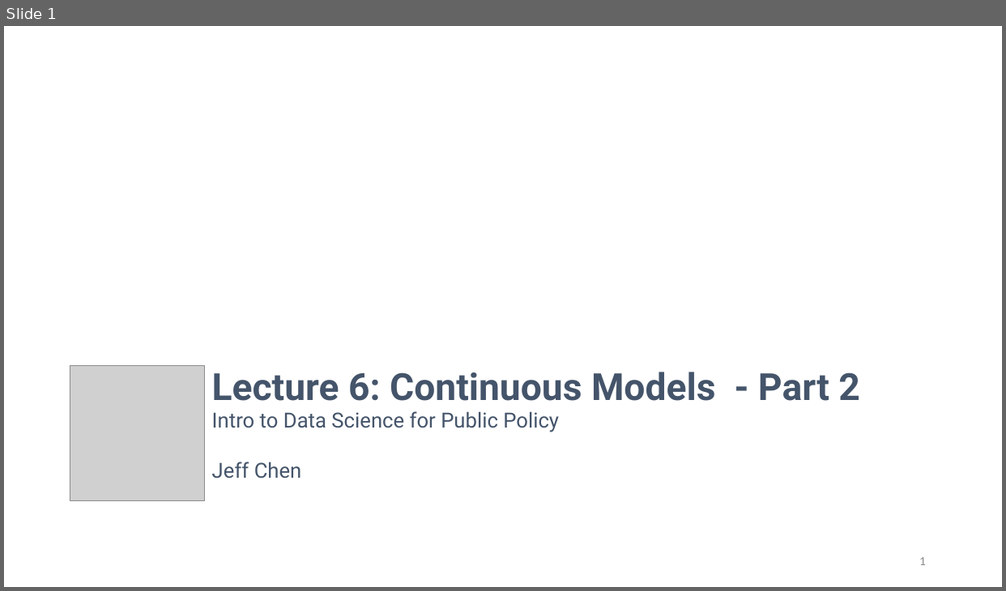
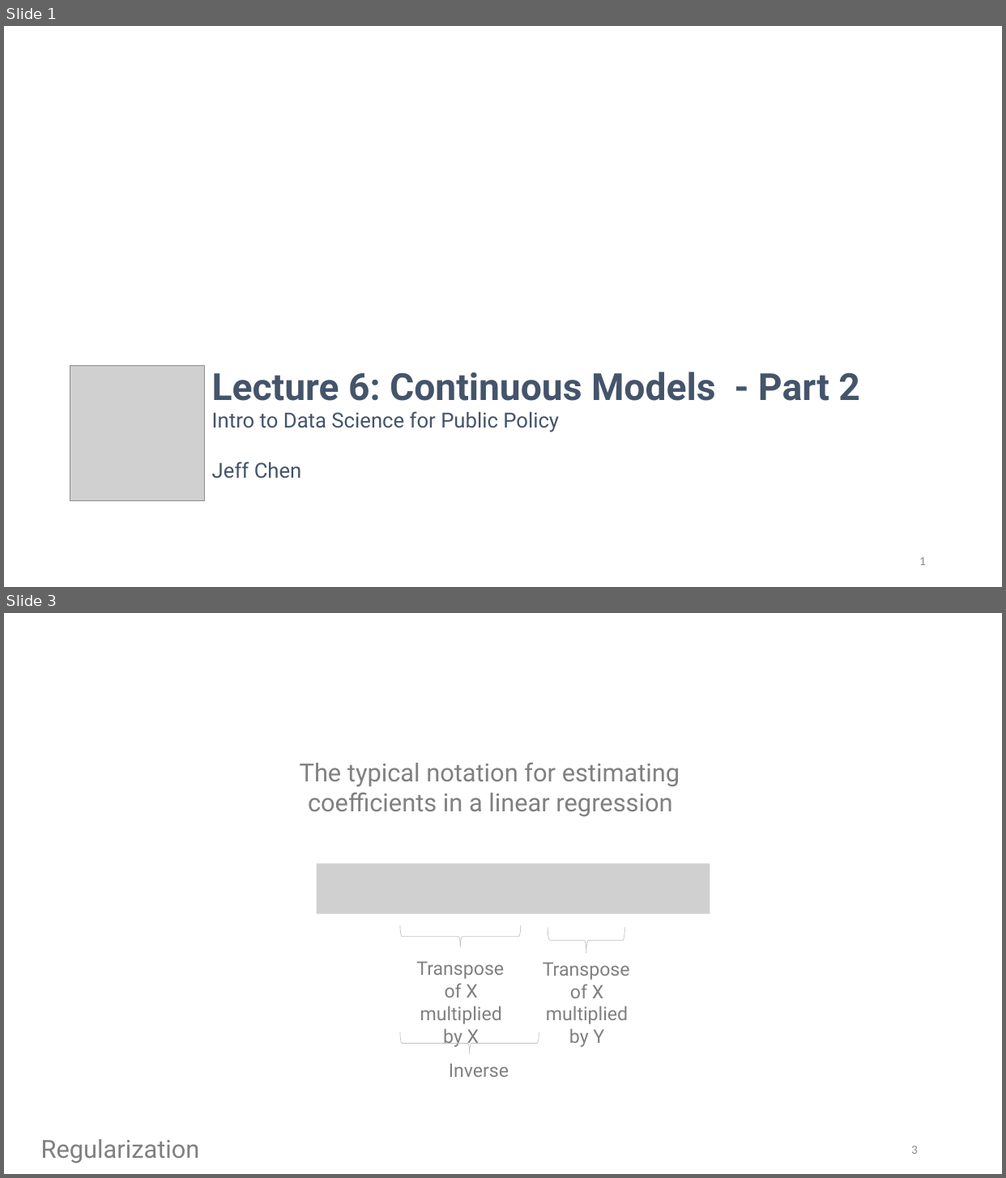
Before and after one commit to SigmaMonstR/data-science, a slide deck: lecture-06/slides.pptx. Shown one above the other, each under a label of ours: slide 1 before the commit, slides 1 and 3 after it; the slides between them are not shown. The pictures are 1006x591 and 1006x1178 pixels, drawn with LibreOffice and Linux fonts; fonts in the diff are those of the drawing; grey boxes stand for pictures. Boxes give left, top, right and bottom in pixels: in the first picture for what was removed or moved away, otherwise in the second. Text is boxed around its words. In the diff, an @@ line names an element or a change of style, - is before the commit and + after.

```diff
--- a/lecture-06/slides.pptx
+++ b/lecture-06/slides.pptx
@@ slide 3 added at [4,613,1002,1174], background #FFFFFF @@
@@ text added at [300,762,680,817], 24 pt, text #808080 @@
+The typical notation for estimating coefficients in a linear regression
@@ picture added at [317,864,710,914] @@
@@ right brace added at [400,926,521,948], outline #BFBFBF 0.5 pt @@
@@ right brace added at [548,927,624,954], outline #BFBFBF 0.5 pt @@
@@ rectangle added at [345,969,767,1007], fill #FFFFFF @@
@@ text added at [416,961,504,1047], 18 pt, text #808080 @@
+Transpose of X multiplied by X
@@ text added at [543,962,630,1047], 18 pt, text #808080 @@
+Transpose of X multiplied by Y
@@ right brace added at [399,1033,539,1054], outline #BFBFBF 0.5 pt @@
@@ text added at [449,1063,509,1077], 18 pt, text #808080 @@
+Inverse
@@ text added at [41,1139,200,1164], 24 pt, text #808080 @@
+Regularization
@@ page number added at [911,1146,918,1154], 12 pt, text #8C8C8C @@
+3
```
Also in this commit, not shown: 4 slides changed, 12 other slides added, 6 slides removed, 8 other files.
